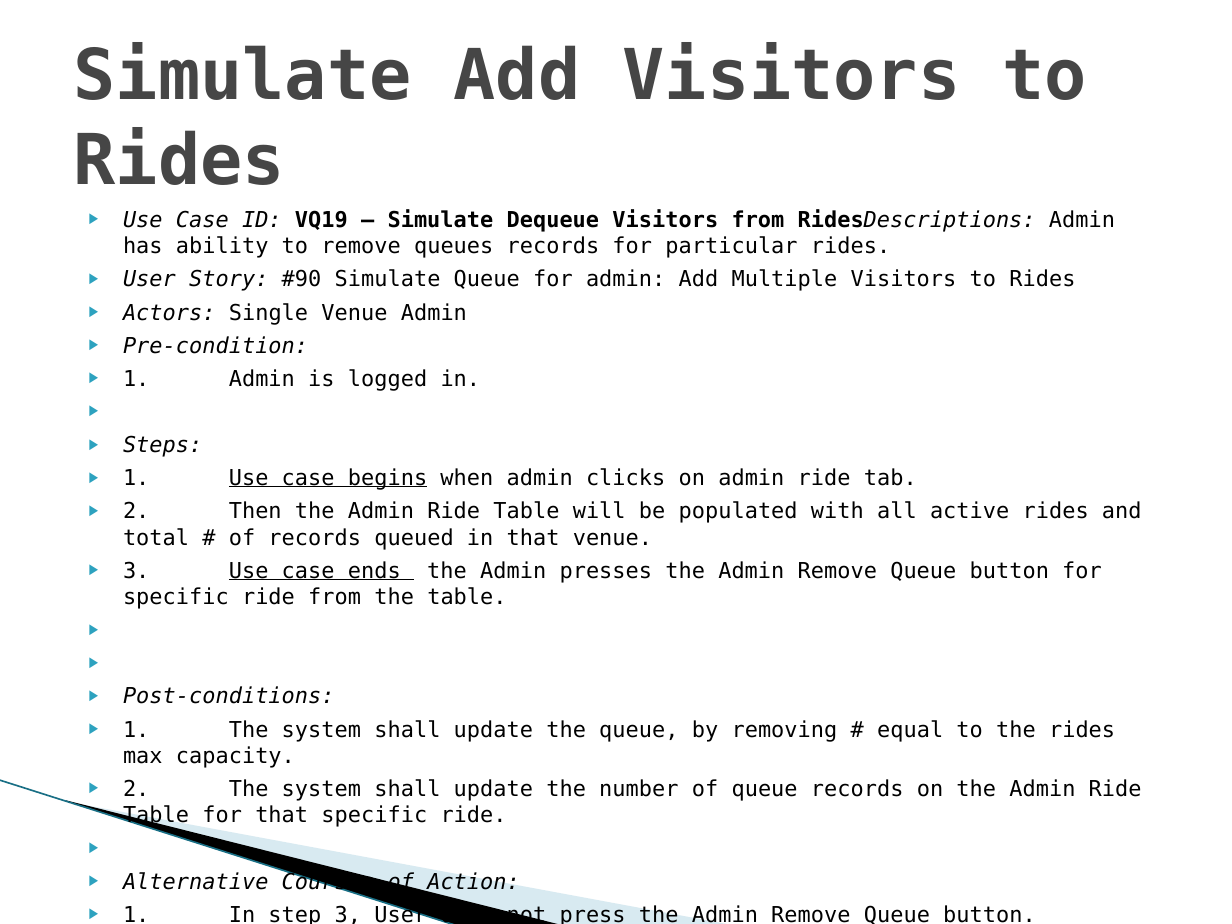
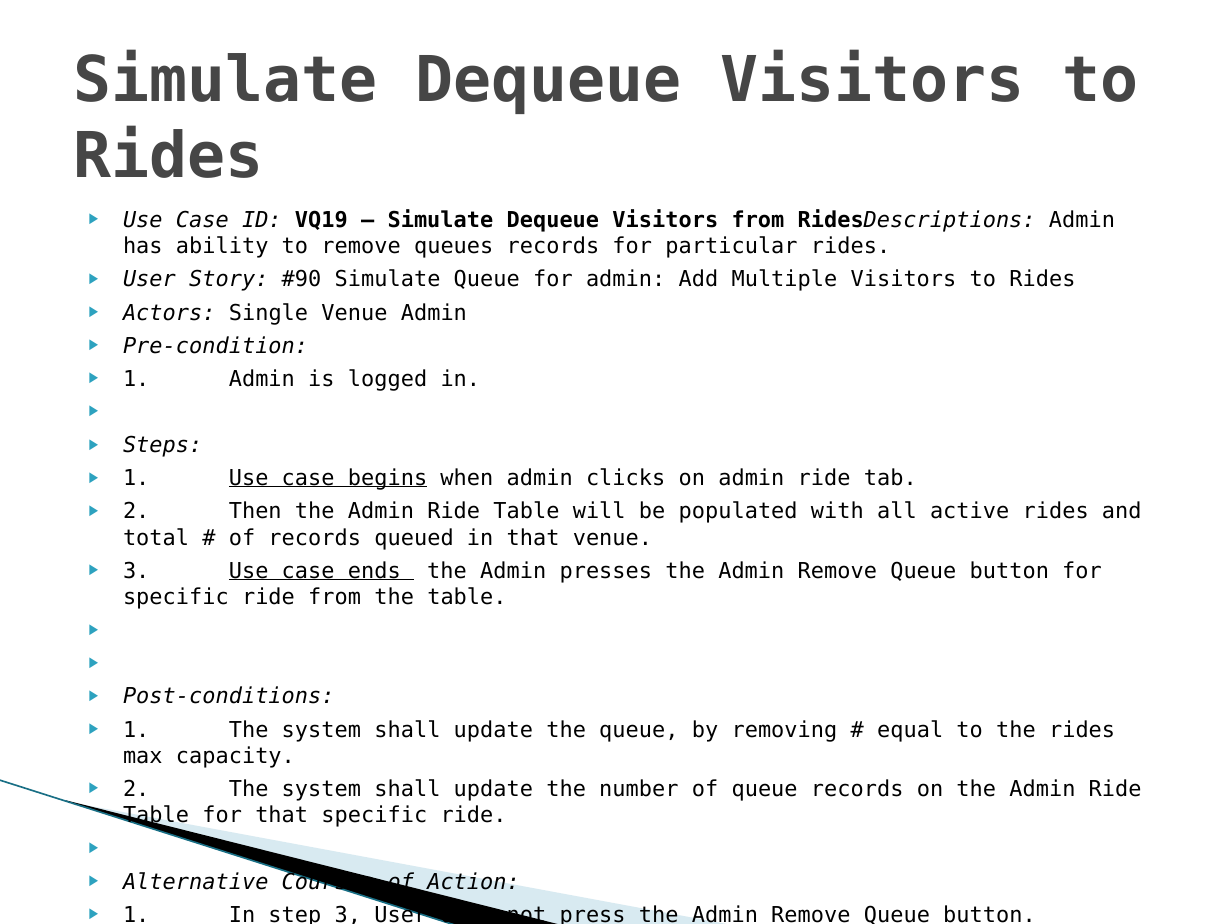
Before and after one commit to FIU-SCIS-Senior-Project-2015-Spring/Virtual-Queue-Ver-2.0, a slide deck: slide 11 of PresentationSlides/Intro Video Slides.pptx. Drawn at 1232x924 pixels with LibreOffice and Linux fonts; fonts in the diff are those of the drawing; background and template pictures are left out. Boxes give left, top, right and bottom in pixels: in the first picture for what was removed or moved away, otherwise in the second. Text is boxed around its words. In the diff, an @@ line names an element or a change of style, - is before the commit and + after.

Commit message:
Change Presentation slides

```diff
--- a/PresentationSlides/Intro Video Slides.pptx
+++ b/PresentationSlides/Intro Video Slides.pptx
@@ title at [74, 50, 1138, 178]: text changed; size 41 to 36.9 pt @@
-Simulate Add Visitors to Rides
+Simulate Dequeue Visitors to Rides
```
Also in this commit, not shown: 1 other file.
